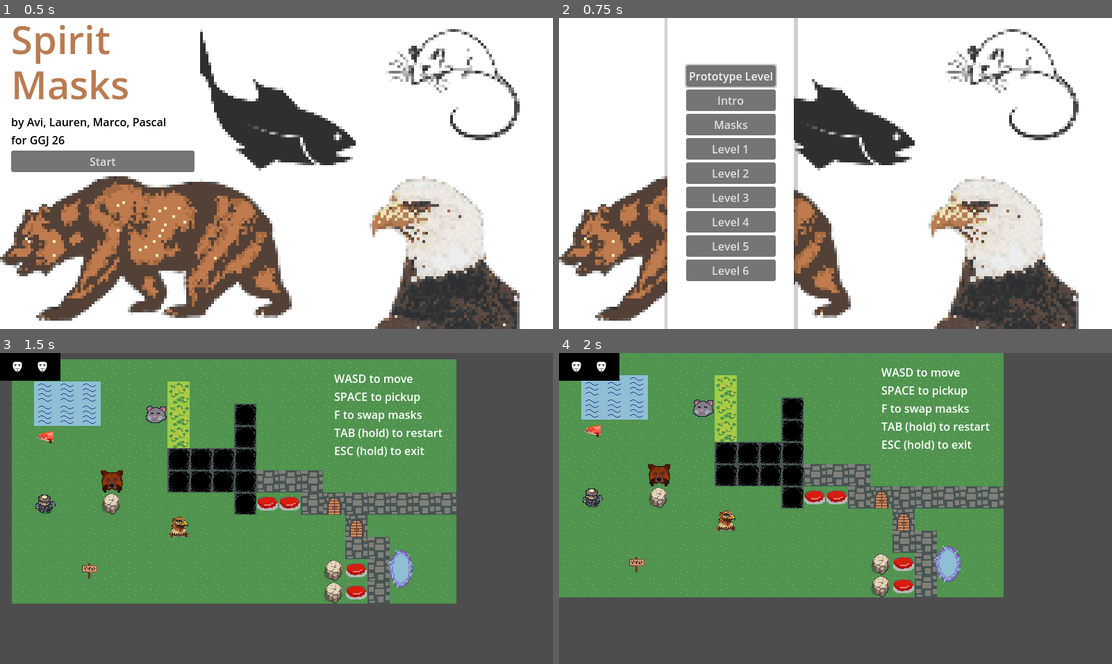
Above: before the commit, frames 1-4 (two rows, left to right).
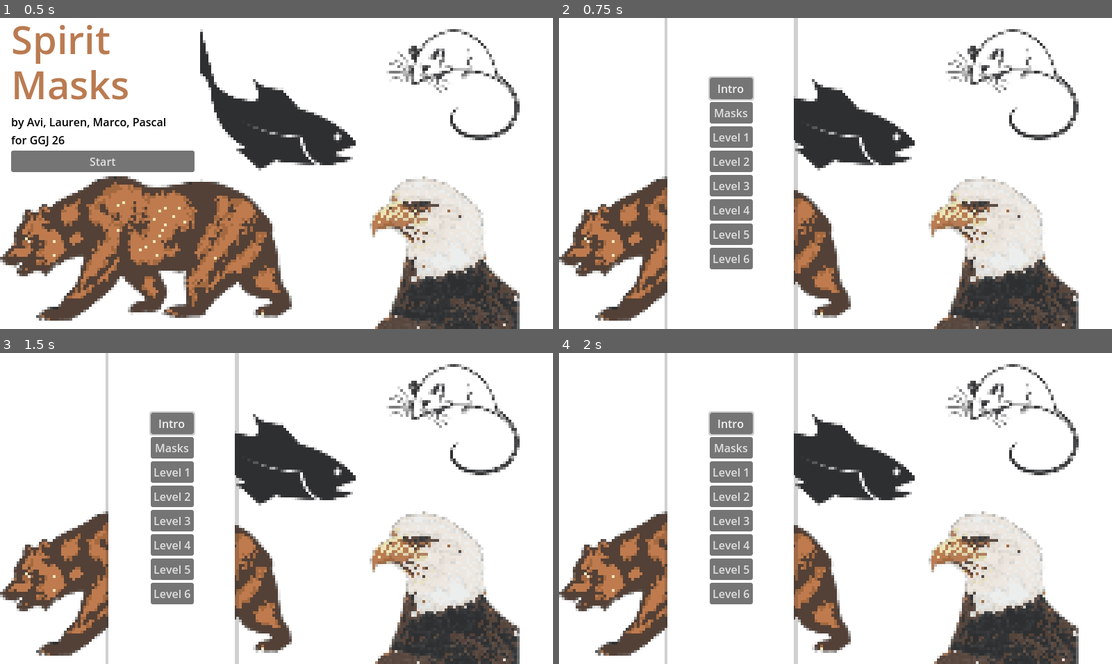
Above: after the commit, the same moments.

Repository: freeze88420/ggj26-spirit-masks-fork
Game: Godot game, scene res://main_stage/menu.tscn
Same seed, same stepped clock (60 frames per second), same inputs: the game is played once before the commit and once after it.
Inputs (mouse positions are in pixels of both pictures, inside the frame that each line leads up to):
- Up to frame 1 (0.5 s): no input
- Up to frame 2 (0.75 s): click "Start" at 0.5 s
- Up to frame 3 (1.5 s): click (171, 412) at 1.25 s, where only the run before the commit has a clickable "Prototype Level"
- Up to frame 4 (2 s): no input

Frame 1 is identical in both runs. In frame 2, 7.7% of the frame differs, in the area x 22-40%, y 14-85%; in frame 3, 96%, in the area x 0-100%, y 0-100%; in frame 4, 95%.

Commit message:
Removed prototype level from selector

Diff:
--- a/level_selector/level_selector.tscn
+++ b/level_selector/level_selector.tscn
@@ -1,23 +1,16 @@
-[gd_scene load_steps=22 format=3 uid="uid://br7thvxwt57wb"]
+[gd_scene load_steps=20 format=3 uid="uid://br7thvxwt57wb"]
 
 [ext_resource type="Script" uid="uid://eesyi4n3dig3" path="res://level_selector/level_selector.gd" id="1_8q467"]
-[ext_resource type="PackedScene" uid="uid://d3d6d8nujsjnk" path="res://levels/prototype_level.tscn" id="2_bqtf1"]
 [ext_resource type="Script" uid="uid://c1nowwy4i8mvb" path="res://level_selector/level_data.gd" id="2_ey3to"]
 [ext_resource type="PackedScene" uid="uid://b8op5fop570di" path="res://levels/level_1.tscn" id="3_8rcln"]
 [ext_resource type="PackedScene" uid="uid://ra5ae0xux7fj" path="res://levels/level_2_new.tscn" id="4_28gom"]
 [ext_resource type="PackedScene" uid="uid://bd22r54mjk5fs" path="res://levels/level_3.tscn" id="5_28gom"]
-[ext_resource type="PackedScene" path="res://levels/level_tutorial_masks_.tscn" id="5_ncxc5"]
+[ext_resource type="PackedScene" uid="uid://ce3xhg1ckttyb" path="res://levels/level_tutorial_masks_.tscn" id="5_ncxc5"]
 [ext_resource type="PackedScene" uid="uid://dgt3cdral5k7u" path="res://levels/level_4.tscn" id="6_cxlhq"]
 [ext_resource type="PackedScene" uid="uid://dwannankyldc8" path="res://levels/level_tutorial_obstacles.tscn" id="6_hggau"]
 [ext_resource type="PackedScene" uid="uid://b1ol8734mkfht" path="res://levels/level_5.tscn" id="7_cxlhq"]
 [ext_resource type="Texture2D" uid="uid://bgm32x8a2vvdc" path="res://wallpaper/levelWallPaperPixelResize.jpg" id="9_o0sms"]
-[ext_resource type="PackedScene" uid="uid://ddunte0v7wsvq" path="res://levels/level_6.tscn" id="11_j677p"]
-
-[sub_resource type="Resource" id="Resource_cxlhq"]
-script = ExtResource("2_ey3to")
-name = "Prototype Level"
-scene = ExtResource("2_bqtf1")
-metadata/_custom_type_script = "uid://c1nowwy4i8mvb"
+[ext_resource type="PackedScene" uid="uid://bbfft1nqp03i8" path="res://levels/level_6.tscn" id="11_j677p"]
 
 [sub_resource type="Resource" id="Resource_o0sms"]
 script = ExtResource("2_ey3to")
@@ -69,7 +62,7 @@
 
 [node name="LevelSelector" type="Node"]
 script = ExtResource("1_8q467")
-levels = Array[ExtResource("2_ey3to")]([SubResource("Resource_cxlhq"), SubResource("Resource_o0sms"), SubResource("Resource_6j37x"),  …(186 unchanged characters)…
+levels = Array[ExtResource("2_ey3to")]([SubResource("Resource_o0sms"), SubResource("Resource_6j37x"),  …(186 unchanged characters)…
 
 [node name="TextureRect" type="TextureRect" parent="."]
 offset_right = 800.0
